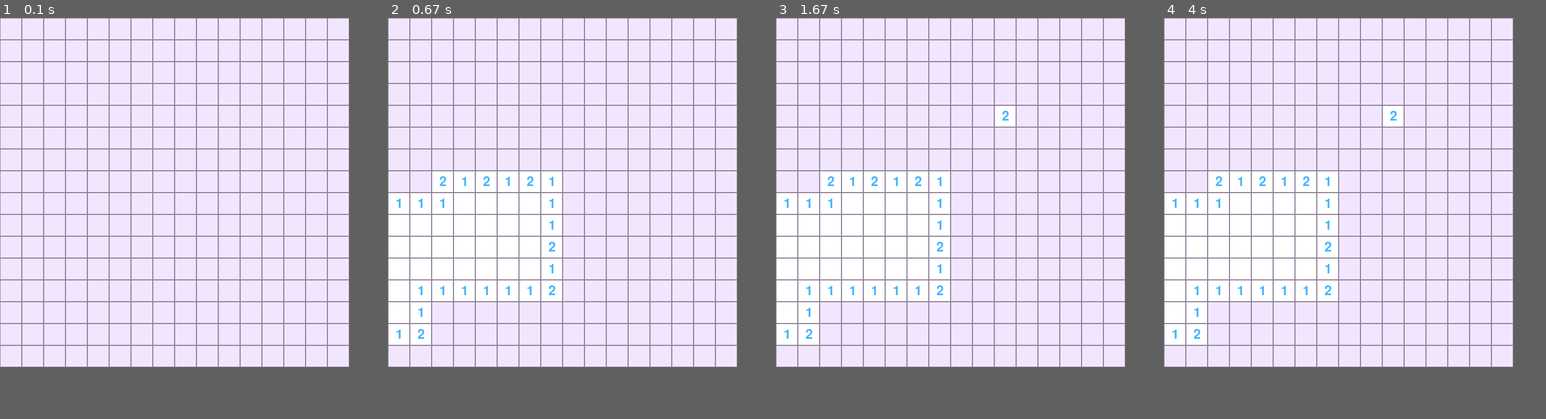
Above: before the commit, frames 1-4 (left to right).
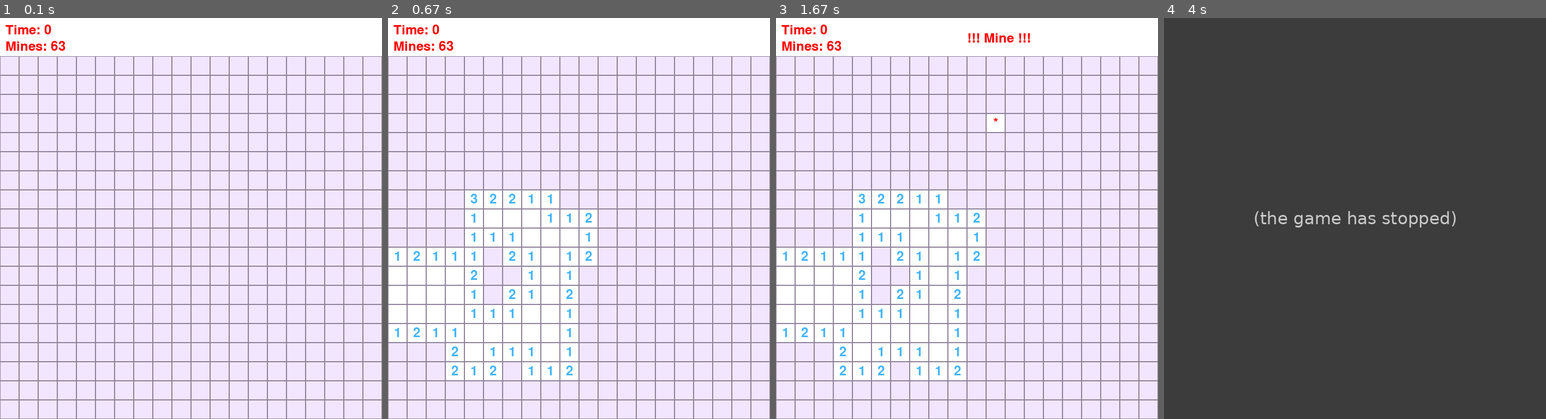
Above: after the commit, the same moments.

Repository: ohiayame/Game_pygame
Game: pygame game, started from 지뢰/game.py
The game is run twice, just before and just after one commit, with the same random seed, the same clock (stepped at 60 frames per second) and the same inputs.
Inputs (mouse positions are in pixels of both pictures, inside the frame that each line leads up to):
- Up to frame 1 (0.1 s): no input
- Up to frame 2 (0.67 s): press the mouse at (487, 222) at 0.37 s; move the mouse to (552, 262) at 0.47 s; release the mouse at (617, 306) at 0.6 s
- Up to frame 3 (1.67 s): click (1001, 114) at 0.72 s
- Up to frame 4 (4 s): no input
In our replay, the window is 640x640 before the commit and 700x735 after it. These sizes can differ from the game's own. Grey fills any space a smaller window leaves; there, only what the larger window draws over its background counts as a difference.

The runs differ from the first frame. In frame 1, 24% of the frame differs, in the area x 0-100%, y 0-100%; in frame 2, 36%; in frame 3, 36%; in frame 4, 80%, in the area x 0-92%, y 0-88%.
After the commit the program exited at 3.73 s; later frames show no game.

Commit message:
timer & 개수

Diff:
--- a/지뢰/game.py
+++ b/지뢰/game.py
@@ -1,9 +1,8 @@
 import pygame
 import random
-
+import time
 
 pygame.init()
-
 
 WHITE = (255, 255, 255)
 RED = (255, 0, 0)
@@ -13,29 +12,34 @@
 viored = (142, 130, 155)
 
 # 표 크기
-width = 16#int(input("Enter the width of the grid: "))
-height = 16#int(input("Enter the height of the grid: "))
-cell_size = 40
+width = 20
+height = 19
+cell_size = 35
+info_height = 70  # 정보 영역 높이
 
 screen_width = width * cell_size
-screen_height = height * cell_size
+screen_height = height * cell_size + info_height  # 화면 높이에 정보 영역 추가
 
 screen = pygame.display.set_mode((screen_width, screen_height))
 pygame.display.set_caption("지뢰게임")
 clock = pygame.time.Clock()
 
-
 num_li = [[0] * width for _ in range(height)]  # 주변에 있는 지뢰의 갯수를 저장할 리스트
 boms = [[False] * width for _ in range(height)]  # 지뢰가 있으면 True
 check = [[False] * width for _ in range(height)]  # 출력상태
-flag = [[False] * width for _ in range(height)] # 지뢰 예상
+flag = [[False] * width for _ in range(height)]  # 지뢰 예상
 
 # 지뢰의 개수를 정의
 num_mines = (width * height) // 6
+remaining_mines = num_mines  # 남은 지뢰 개수
 print("Number of mines:", num_mines)
 
-
-# ( 함 수 )
+start_time = time.time()  # 시작 시간
+
+# 게임 상태를 저장할 변수
+game_over = False
+game_message = ""
+
 # 주변을 검사 메뉴에 따라 작동
 def surroundings(x, y, menus):
     bom = 0
@@ -47,8 +51,8 @@
                 if menus == view:
                     if not check[nx][ny] and not flag[nx][ny]:
                         view(nx, ny)
-                elif menus[nx][ny] == True:
-                    if  flag[nx][ny]:
+                elif menus[nx][ny]:
+                    if flag[nx][ny]:
                         bom += 10
                     else:
                         bom += 1
@@ -65,6 +69,7 @@
 
 # 표를 출력 (지뢰, clear조건도 확인)
 def glaf():
+    global game_over, game_message
     game = False
     msg = None
     open_value = 0
@@ -72,11 +77,9 @@
     for x in range(height):
         for y in range(width):
             color = WHITE if check[x][y] else PINK if flag[x][y] else PURPLE
-            pygame.draw.rect(screen, color, (y * cell_size, x * cell_size, cell_size, cell_size)) # close cell
-            if check[x][y] == True:
-
+            pygame.draw.rect(screen, color, (y * cell_size, x * cell_size + info_height, cell_size, cell_size))  # close cell
+            if check[x][y]:
                 open_value += 1
-
                 # 지뢰의 좌표를 입력하면 종료
                 if num_li[x][y] == "*":
                     draw_text('*', x, y, RED)
@@ -88,22 +91,37 @@
             elif flag[x][y]:
                 draw_text('!', x, y, viored)
 
-            pygame.draw.rect(screen, viored, (y * cell_size, x * cell_size, cell_size, cell_size), 1) # 囲い線
+            pygame.draw.rect(screen, viored, (y * cell_size, x * cell_size + info_height, cell_size, cell_size), 1)  # 囲い線
     # 지뢰를 다 피하고 출력이 되면 clear
     if num_mines == (width * height) - open_value:
         msg = "Clear!!!"
         game = True
     if game:
+        game_message = msg
+        game_over = True
         print(msg)
         return True
+
 # 출력
 def draw_text(text, row, col, color):
     font = pygame.font.Font(None, 36)
     text_surface = font.render(text, True, color)
-    text_rect = text_surface.get_rect(center=(col * cell_size + cell_size // 2, row * cell_size + cell_size // 2))
+    text_rect = text_surface.get_rect(center=(col * cell_size + cell_size // 2, row * cell_size + cell_size // 2 + info_height))
     screen.blit(text_surface, text_rect)
 
-
+# 타이머 및 남은 지뢰 개수를 표시하는 함수
+def draw_info():
+    elapsed_time = int(time.time() - start_time)
+    timer_text = f'Time: {elapsed_time}'
+    mines_text = f'Mines: {remaining_mines}'
+    font = pygame.font.Font(None, 36)
+    timer_surface = font.render(timer_text, True, RED)
+    mines_surface = font.render(mines_text, True, RED)
+    screen.blit(timer_surface, (10, 10))
+    screen.blit(mines_surface, (10, 40))
+    if game_over:  # 게임 종료 메시지를 표시
+        game_surface = font.render(game_message, True, RED)
+        screen.blit(game_surface, (screen_width // 2, 25))
 
 left_click = False
 right_click = False
@@ -111,78 +129,82 @@
 running = True
 game = 0
 while running:
-
     screen.fill(WHITE)
     # 마우스가 있는 좌표를 확인
     x, y = pygame.mouse.get_pos()
-    grid_x, grid_y = y // cell_size, x // cell_size
+    grid_x, grid_y = (y - info_height) // cell_size, x // cell_size  # 수정된 부분
 
     for event in pygame.event.get():
         if event.type == pygame.QUIT:
             running = False
         elif event.type == pygame.MOUSEBUTTONDOWN:
-            game += 1
-            if event.button == 1:  # 왼쪽 클릭
-                left_click = True
-
-                if game == 1: # 처음 클릭이면 지뢰이외 주변 오픈
-                    # 지뢰의 위치를 random으로 설정 True로 변환
-                    checknum = 0
-                    while checknum < num_mines:
-                        random_x = random.randint(0, height - 1)
-                        random_y = random.randint(0, width - 1)
-                        c = True
+            if y > info_height and not game_over:  # 정보 영역을 클릭하지 않도록 함
+                game += 1
+                if event.button == 1:  # 왼쪽 클릭
+                    left_click = True
+
+                    if game == 1:  # 처음 클릭이면 지뢰이외 주변 오픈
+                        # 지뢰의 위치를 random으로 설정 True로 변환
+                        checknum = 0
+                        while checknum < num_mines:
+                            random_x = random.randint(0, height - 1)
+                            random_y = random.randint(0, width - 1)
+                            c = True
+                            for i in range(-1, 2):
+                                for j in range(-1, 2):
+                                    nx = grid_x + i
+                                    ny = grid_y + j
+                                    if random_x == nx and random_y == ny:
+                                        c = False
+                            if not boms[random_x][random_y] and c:
+                                boms[random_x][random_y] = True
+                                checknum += 1
+                                num_li[random_x][random_y] = "*"
+
+                        # index를 한개 씩 넣어서 주변에 몇개 지뢰가 있는지 확인
+                        for x in range(height):
+                            for y in range(width):
+                                if num_li[x][y] != "*":
+                                    num_li[x][y] = surroundings(x, y, boms)
+
                         for i in range(-1, 2):
                             for j in range(-1, 2):
                                 nx = grid_x + i
                                 ny = grid_y + j
-                                if (random_x == nx and random_y == ny):
-                                    c = False
-                        if not boms[random_x][random_y] and c:
-                            boms[random_x][random_y] = True
-                            checknum += 1
-                            num_li[random_x][random_y] = "*"
-
-                    # index를 한개 씩 넣어서 주변에 몇개 지뢰가 있는지 확인
-                    for x in range(height):
-                        for y in range(width):
-                            if num_li[x][y] != "*":
-                                num_li[x][y] = surroundings(x, y, boms)
-
-                    for i in range(-1, 2):
-                        for j in range(-1, 2):
-                            nx = grid_x + i
-                            ny = grid_y + j
-                            if 0 <= nx < height and 0 <= ny < width:
-                                if not boms[nx][ny]:
-                                    view(nx, ny)
-                elif right_click : # 오른쪽도 True면 주변 오픈
-                    bom = surroundings(grid_x, grid_y, boms)
-                    if num_li[grid_x][grid_y] == bom / 10 :
-                        surroundings(grid_x, grid_y, view)
-
-                else:
-                    check[grid_x][grid_y] = True # 한 개만 오픈
-
-            elif event.button == 3:  # 오른쪽 클릭
-                right_click = True
-                if left_click: # 왼쪽도 True면 주변 오픈
-                    bom = surroundings(grid_x, grid_y, boms)
-                    if num_li[grid_x][grid_y] == bom / 10 :
-                        surroundings(grid_x, grid_y, view)
-                else:
-                    flag[grid_x][grid_y] = not flag[grid_x][grid_y]
+                                if 0 <= nx < height and 0 <= ny < width:
+                                    if not boms[nx][ny]:
+                                        view(nx, ny)
+                    elif right_click:  # 오른쪽도 True면 주변 오픈
+                        bom = surroundings(grid_x, grid_y, boms)
+                        if num_li[grid_x][grid_y] == bom / 10:
+                            surroundings(grid_x, grid_y, view)
+
+                    else:
+                        check[grid_x][grid_y] = True  # 한 개만 오픈
+
+                elif event.button == 3:  # 오른쪽 클릭
+                    right_click = True
+                    if left_click:  # 왼쪽도 True면 주변 오픈
+                        bom = surroundings(grid_x, grid_y, boms)
+                        if num_li[grid_x][grid_y] == bom / 10:
+                            surroundings(grid_x, grid_y, view)
+                    else:
+                        flag[grid_x][grid_y] = not flag[grid_x][grid_y]
+                        remaining_mines += -1 if flag[grid_x][grid_y] else 1
 
         elif event.type == pygame.MOUSEBUTTONUP:
             if event.button == 1:
                 left_click = False
             elif event.button == 3:
                 right_click = False
-                # 표를 출력
+
+    # 표를 출력
     if glaf():
+        draw_info()
         pygame.display.flip()
-        pygame.time.wait(1000)
+        pygame.time.wait(3000)
         running = False
-
-    pygame.display.flip()
+    else:
+        draw_info()
+        pygame.display.flip()
 pygame.quit()
